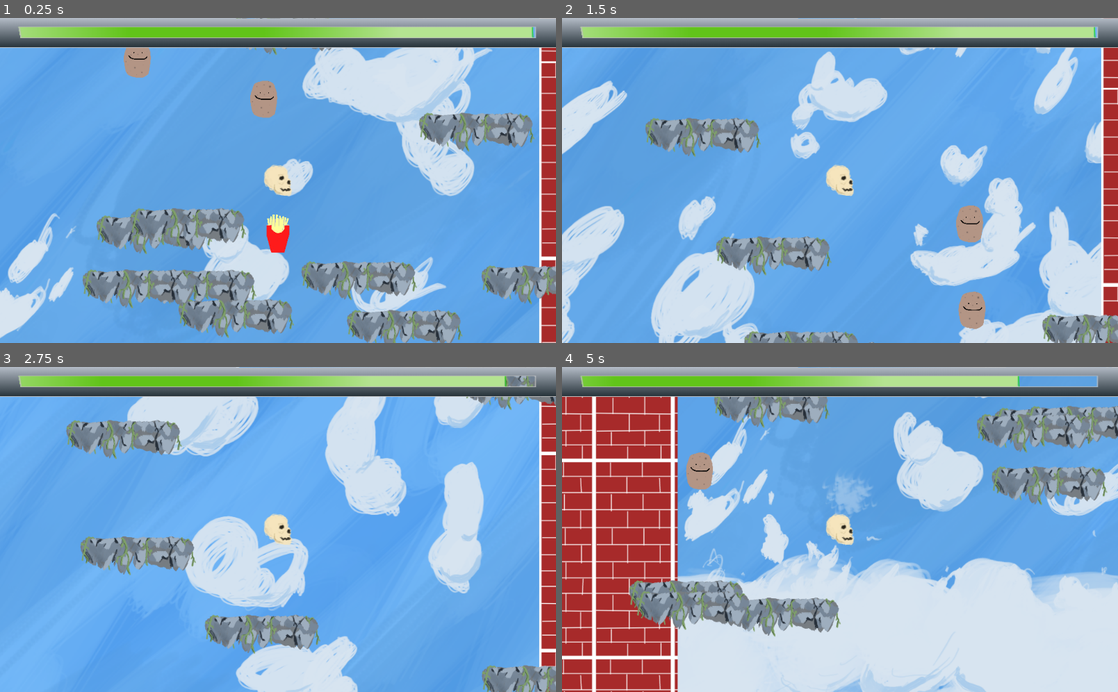
Above: before the commit, frames 1-4 (two rows, left to right).
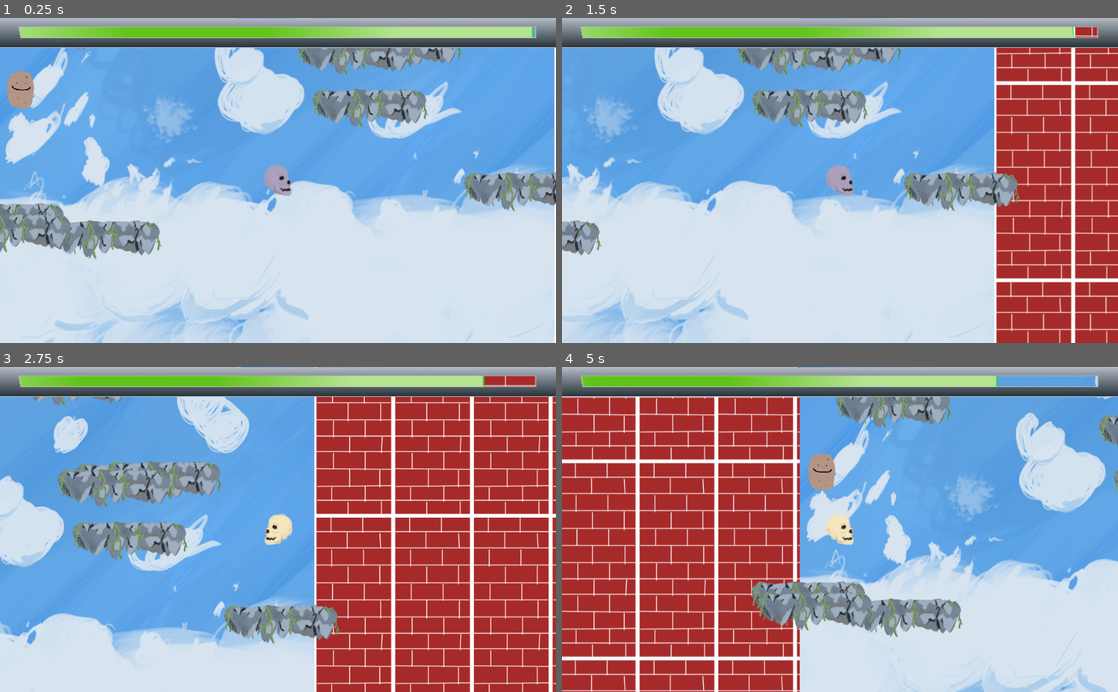
Above: after the commit, the same moments.

Repository: 4X3L/sky-high
Game: Godot game, scene res://Game.tscn
Same seed, same stepped clock (60 frames per second), same inputs: the game is played once before the commit and once after it.
Inputs (mouse positions are in pixels of both pictures, inside the frame that each line leads up to):
- Up to frame 1 (0.25 s): no input
- Up to frame 2 (1.5 s): move the mouse to (962, 164) at 0.52 s; press the mouse at (962, 164) at 0.53 s; move the mouse to (728, 196) at 1.27 s; release the mouse at (728, 196) at 1.28 s; click (728, 196) at 1.35 s
- Up to frame 3 (2.75 s): move the mouse to (333, 458) at 2.02 s; press the mouse at (333, 458) at 2.03 s
- Up to frame 4 (5 s): move the mouse to (812, 594) at 2.77 s; release the mouse at (812, 594) at 2.78 s; click (812, 594) at 2.85 s; move the mouse to (1006, 578) at 3.52 s; press the mouse at (1006, 578) at 3.53 s; move the mouse to (673, 480) at 4.27 s; release the mouse at (673, 480) at 4.28 s; click (673, 480) at 4.35 s

The runs differ from the first frame. In frame 1, 62% of the frame differs, in the area x 0-100%, y 0-100%; in frame 2, 62%; in frame 3, 66%; in frame 4, 48%.

Commit message:
The spawn of potatoes and fries is much better than beore. Also, the player starts at the bottom of the screen.

Diff:
--- a/FriesGen.gd
+++ b/FriesGen.gd
@@ -2,7 +2,7 @@
 
 var platformScn = load("res://Fries.tscn")
 var platformList = []
-var platcount = 10
+var platcount = 25
 var rng = RandomNumberGenerator.new()
 # Called when the node enters the scene tree for the first time.
 func _ready():
--- a/Game.tscn
+++ b/Game.tscn
@@ -1,9 +1,7 @@
-[gd_scene load_steps=19 format=2]
+[gd_scene load_steps=17 format=2]
 
 [ext_resource path="res://Player.tscn" type="PackedScene" id=1]
-[ext_resource path="res://Platform.tscn" type="PackedScene" id=2]
 [ext_resource path="res://PlatGen.tscn" type="PackedScene" id=4]
-[ext_resource path="res://Fries.tscn" type="PackedScene" id=5]
 [ext_resource path="res://TiledBackground.tscn" type="PackedScene" id=6]
 [ext_resource path="res://HealthBar.tscn" type="PackedScene" id=7]
 [ext_resource path="res://FriesGen.tscn" type="PackedScene" id=8]
@@ -128,26 +126,9 @@
 [node name="Player" parent="." groups=[
 "Players",
 ] instance=ExtResource( 1 )]
-position = Vector2( 542.572, 193.541 )
-
-[node name="Platform" parent="." groups=[
-"Platforms",
-] instance=ExtResource( 2 )]
-position = Vector2( 771.403, 459.382 )
+position = Vector2( 514.568, 4624.78 )
 
 [node name="PlatGen" parent="." instance=ExtResource( 4 )]
-
-[node name="Fries" parent="." instance=ExtResource( 5 )]
-position = Vector2( 235.983, 267.448 )
-
-[node name="Potat" parent="." instance=ExtResource( 8 )]
-position = Vector2( 354.038, 208.517 )
-
-[node name="Fries2" parent="." instance=ExtResource( 5 )]
-position = Vector2( 542.396, 325.06 )
-
-[node name="Potat2" parent="." instance=ExtResource( 8 )]
-position = Vector2( 349.628, 398.765 )
 
 [node name="FriesGen" parent="." instance=ExtResource( 8 )]
 
@@ -156,6 +137,7 @@
 [node name="CanvasLayer" type="CanvasLayer" parent="."]
 
 [node name="HealthBar" parent="CanvasLayer" instance=ExtResource( 7 )]
+position = Vector2( -30, 0 )
 
 [node name="Burger" parent="." instance=ExtResource( 10 )]
 position = Vector2( 524.759, -16001.2 )
--- a/PotatoesGen.gd
+++ b/PotatoesGen.gd
@@ -2,7 +2,7 @@
 
 var platformScn = load("res://Potat.tscn")
 var platformList = []
-var platcount = 75
+var platcount = 85
 var rng = RandomNumberGenerator.new()
 # Called when the node enters the scene tree for the first time.
 func _ready():
